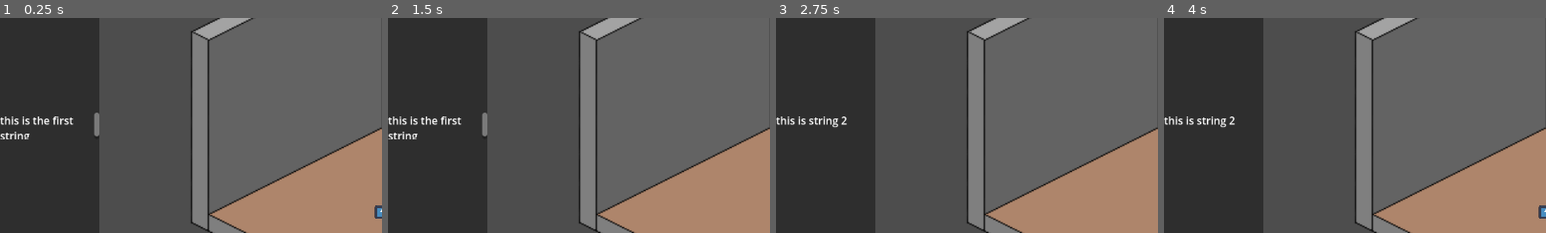
Above: before the commit, frames 1-4 (left to right).
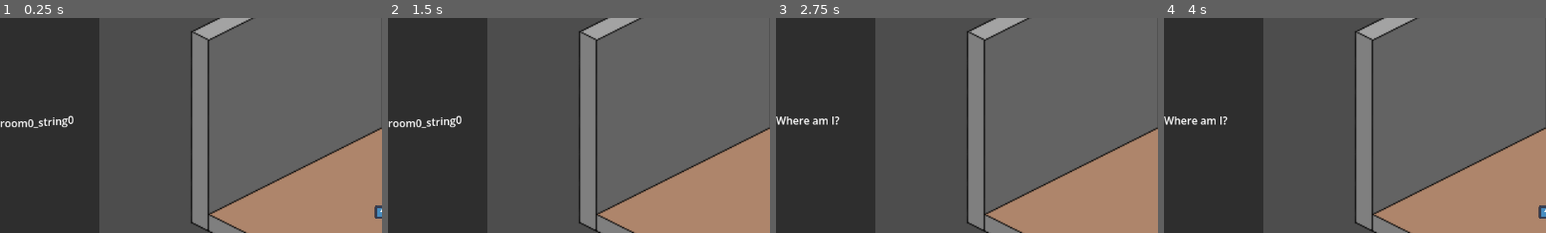
Above: after the commit, the same moments.

Repository: afourneaux/codename-matt-2026
Game: Godot game, scene res://scenes/game-root.tscn
The game is run twice, just before and just after one commit, with the same random seed, the same clock (stepped at 60 frames per second) and the same inputs. The engine's default icon, where the game draws it, is replaced by a stand-in: a white triangle on a blue panel in a dark square.
Inputs:
- Up to frame 1 (0.25 s): no input
- Up to frame 2 (1.5 s): tap A (a) at 0.6 s; tap D (d) at 0.8, 1.35 s
- Up to frame 3 (2.75 s): tap S (s) at 1.55, 2.1 s; tap Enter at 2 s; tap W (w) at 2.3 s
- Up to frame 4 (4 s): tap Space at 2.75 s; tap W (w) at 2.85 s; tap A (a) at 3.05, 3.6 s; tap Enter at 3.5 s; tap D (d) at 3.8 s
The pictures show only the part of the screen within x 0-50%, y 24-74%; the shares and areas given below are measured in that part.

The runs differ from the first frame. In frame 1, 0.9% of the frame differs, in the area x 0-26%, y 44-57%; in frame 2, 0.9%; in frame 3, 0.5%; in frame 4, 0.5%.

Commit message:
added text effects

Diff:
--- a/assets/strings/gamejam_2026_dialogue - Sheet1.csv
+++ b/assets/strings/gamejam_2026_dialogue - Sheet1.csv
@@ -1,4 +1,4 @@
 key,en,fr
 debug_string,we have text,nous avons du text
-room0_string0,this is the first string,
-room0_string1,this is string 2,
+room0_string0,*groans* My head hurts?,
+room0_string1,Where am I?,
--- a/scenes/game-root.tscn
+++ b/scenes/game-root.tscn
@@ -54,5 +54,6 @@
 anchor_bottom = 0.5
 offset_top = -23.0
 offset_right = 150.0
-offset_bottom = 17.0
+offset_bottom = 27.0
 grow_vertical = 2
+bbcode_enabled = true
--- a/scripts/dialogue/dialogue_box.gd
+++ b/scripts/dialogue/dialogue_box.gd
@@ -3,9 +3,10 @@
 @onready var text_label: RichTextLabel = $RichTextLabel
 
 func starting_dialogue():
+	text_label.visible = true
 	var read_dialogue = false
 	var dialogue_loop = {
-		line0 = "room0_string0",
+		line0 = "[wave amp=50.0 freq=5.0 connected=1]room0_string0[/wave]",
 		line1 = "room0_string1"
 	}
 
@@ -14,6 +15,7 @@
 			text_label.text = line
 			await get_tree().create_timer(2.0).timeout
 		read_dialogue = true
+		text_label.visible = false
 
 func _ready():
 	starting_dialogue()
Binary file changed: assets/strings/gamejam_2026_dialogue - Sheet1.en.translation
Not shown, added: assets/strings/.~lock.gamejam_2026_dialogue - Sheet1.csv#
